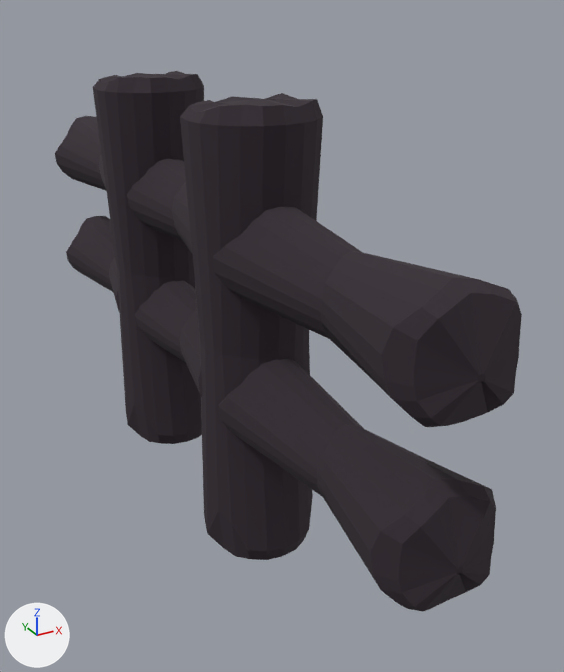
The FBX model FarmiEscape/Assets/Graphics/Mikael/aita1.fbx: old version first, new version second.
The view is the same before and after, from a 50 mm camera at (-0.85, -2.39, 1.49) aimed at (0.18, -0.52, 0.56). Lighting does not change. The marker at lower left points along +X, +Y and +Z. Where no turn or scale is listed for an object, it has been applied to the vertices.
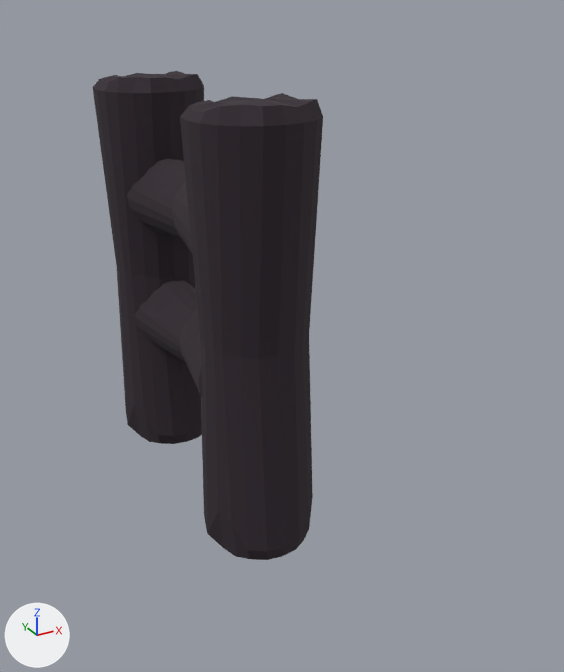
Edits to the bpy script that builds the scene:
```text
Remove ob_cylinder_005:
    ob_cylinder_005 = bpy.data.objects.new('Cylinder.005', me_cylinder_008)
    ob_cylinder_005.location = (0.0, 0.4, 0.5)
Remove ob_cylinder_006:
    ob_cylinder_006 = bpy.data.objects.new('Cylinder.006', me_cylinder_009)
    ob_cylinder_006.location = (0.0, -1.1, 0.9)
Remove ob_cylinder_004:
    ob_cylinder_004 = bpy.data.objects.new('Cylinder.004', me_cylinder_007)
    ob_cylinder_004.location = (0.0, 0.4, 0.9)
Remove ob_cylinder_007:
    ob_cylinder_007 = bpy.data.objects.new('Cylinder.007', me_cylinder_010)
    ob_cylinder_007.location = (0.0, -1.1, 0.5)
```

Boxes [x1, y1, x2, y2] around the edits, measured in the pictures (564 x 672 px):
'Cylinder.006', deleted (black)
    before: [213, 207, 522, 427]
'Cylinder.007', deleted (black)
    before: [218, 358, 496, 612]
'Cylinder.005', deleted (black)
    before: [66, 216, 120, 313]
'Cylinder.004', deleted (black)
    before: [55, 116, 106, 191]
